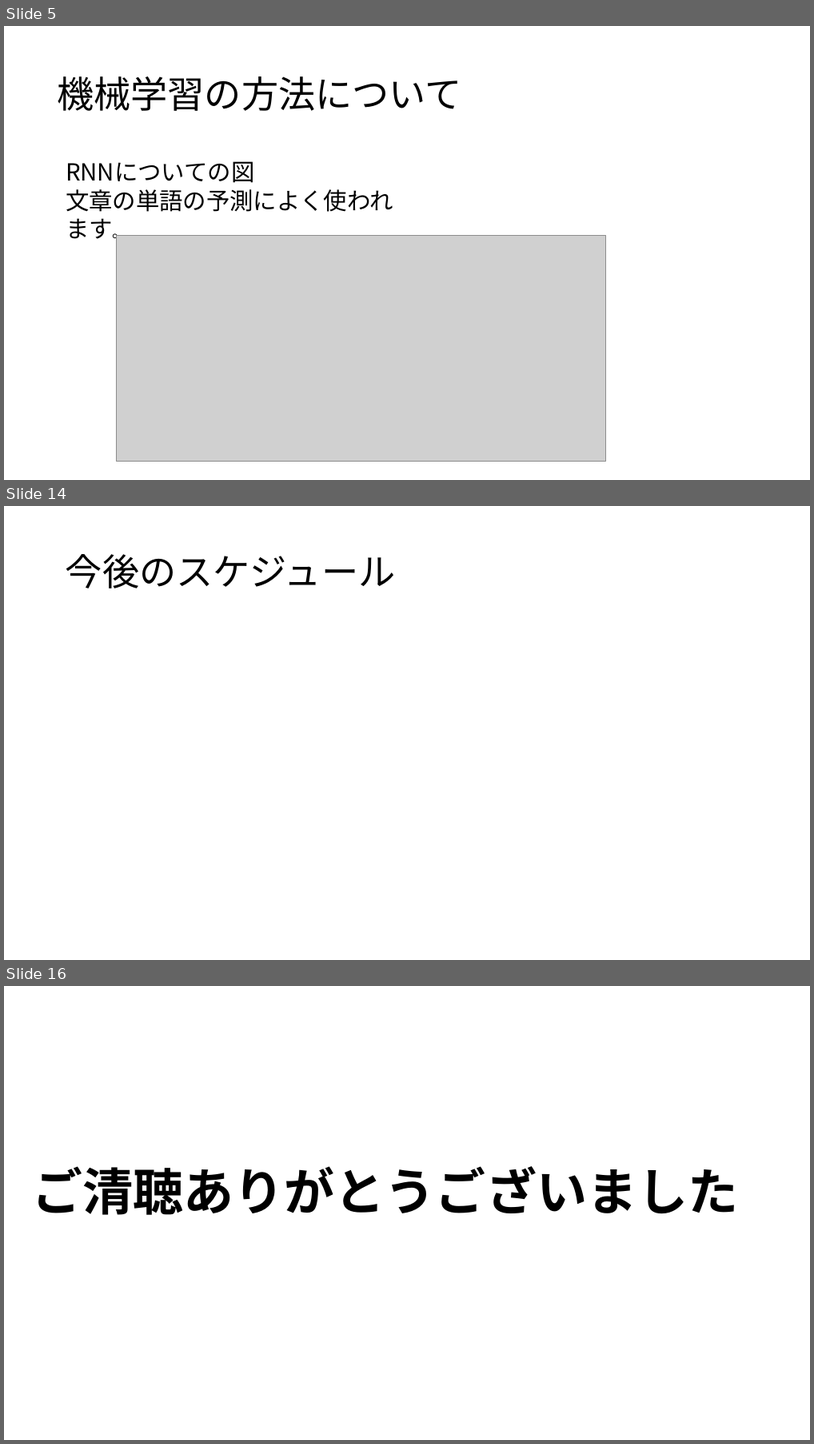
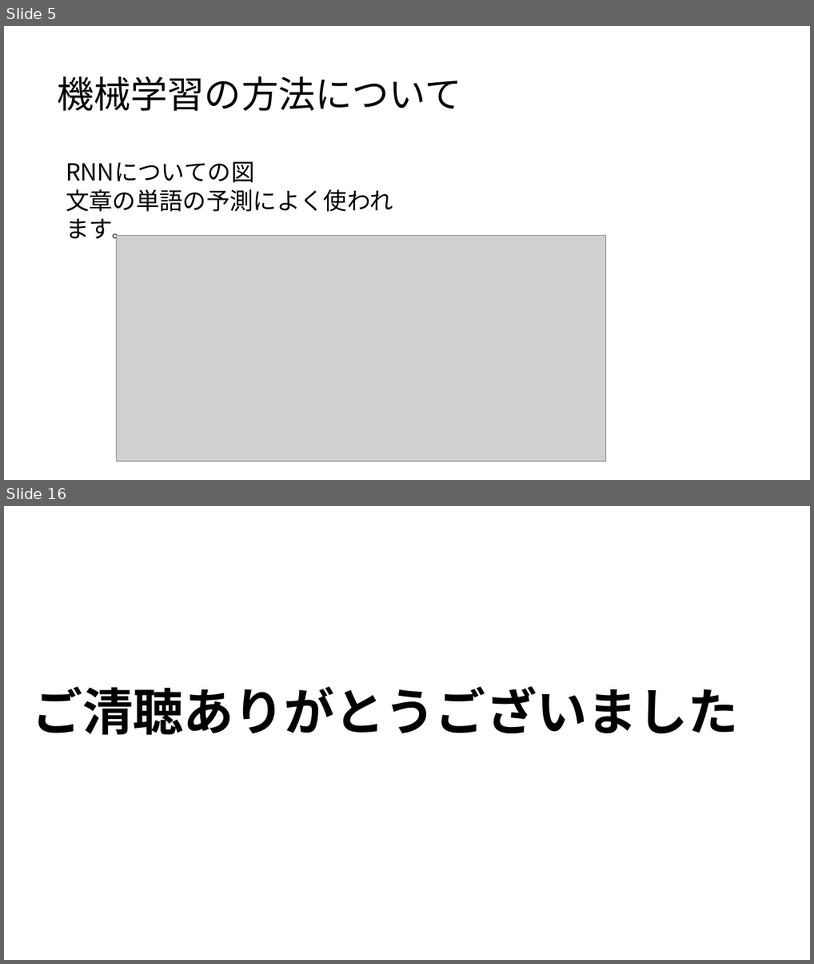
Before and after one commit to yoshitake266/bitComposer_prj, a slide deck: presentation/bit Composer2.pptx. Shown one above the other, each under a label of ours: slides 5, 14 and 16 before the commit, slides 5 and 16 after it; the slides between them are not shown. The pictures are 814x1444 and 814x964 pixels, drawn with LibreOffice and Linux fonts; fonts in the diff are those of the drawing; grey boxes stand for pictures. Boxes give left, top, right and bottom in pixels: in the first picture for what was removed or moved away, otherwise in the second. Text is boxed around its words. In the diff, an @@ line names an element or a change of style, - is before the commit and + after.

```diff
--- a/presentation/bit Composer2.pptx
+++ b/presentation/bit Composer2.pptx
@@ slide 14 removed at [4,506,810,960], background #FFFFFF @@
@@ title removed at [66,554,396,588] @@
-今後のスケジュール
```
Also in this commit, not shown: 12 slides changed, 2 slides added, 1 other slide removed.
